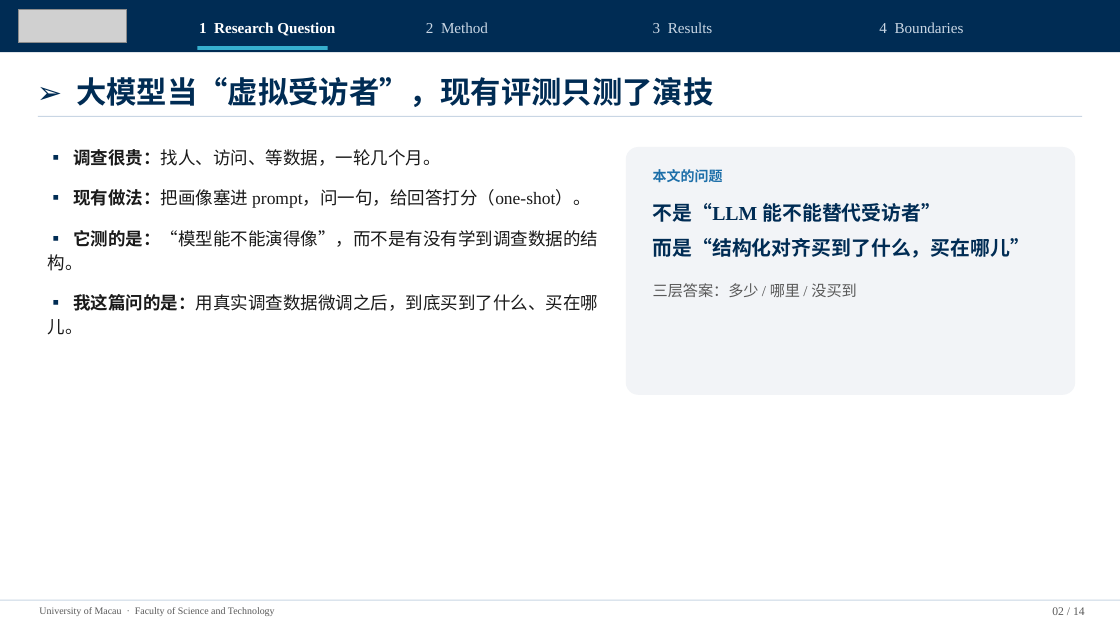
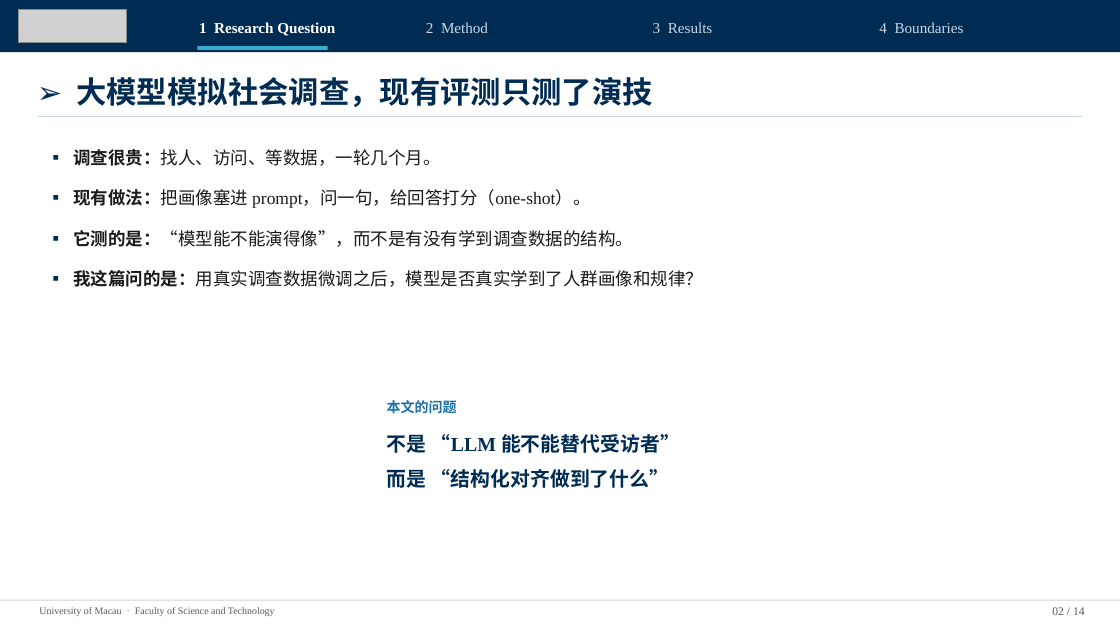
Before and after one commit to gyro-zpl/fas_pro, a slide deck: slide 2 of docs/04_论文稿件/导师阶段汇报_UMAC_2026-11-23.pptx. Drawn at 1120x630 pixels with LibreOffice and Linux fonts; fonts in the diff are those of the drawing; grey boxes stand for pictures. Boxes give left, top, right and bottom in pixels: in the first picture for what was removed or moved away, otherwise in the second. Text is boxed around its words. In the diff, an @@ line names an element or a change of style, - is before the commit and + after.

```diff
--- a/docs/04_论文稿件/导师阶段汇报_UMAC_2026-11-23.pptx
+++ b/docs/04_论文稿件/导师阶段汇报_UMAC_2026-11-23.pptx
@@ text at (x1=76, y1=77, x2=652, y2=107): text changed @@
-➢ 大模型当“虚拟受访者”，现有评测只测了演技
+➢ 大模型模拟社会调查，现有评测只测了演技
@@ rounded rectangle removed at (x1=626, y1=147, x2=1075, y2=395) @@
@@ text at (x1=73, y1=270, x2=703, y2=287): text changed @@
-▪ 我这篇问的是：用真实调查数据微调之后，到底买到了什么、买在哪儿。
+▪ 我这篇问的是：用真实调查数据微调之后，模型是否真实学到了人群画像和规律？
@@ text "本文的问题" moved from (x1=653, y1=169, x2=1030, y2=297) to (x1=387, y1=400, x2=680, y2=488) @@
@@ text at (x1=387, y1=434, x2=680, y2=488): text changed @@
-不是“LLM 能不能替代受访者”
-而是“结构化对齐买到了什么，买在哪儿”
-三层答案：多少 / 哪里 / 没买到
+不是 “LLM 能不能替代受访者”
+而是 “结构化对齐做到了什么”
```
Also in this commit, not shown: 2 other slides changed, 2 other files.
